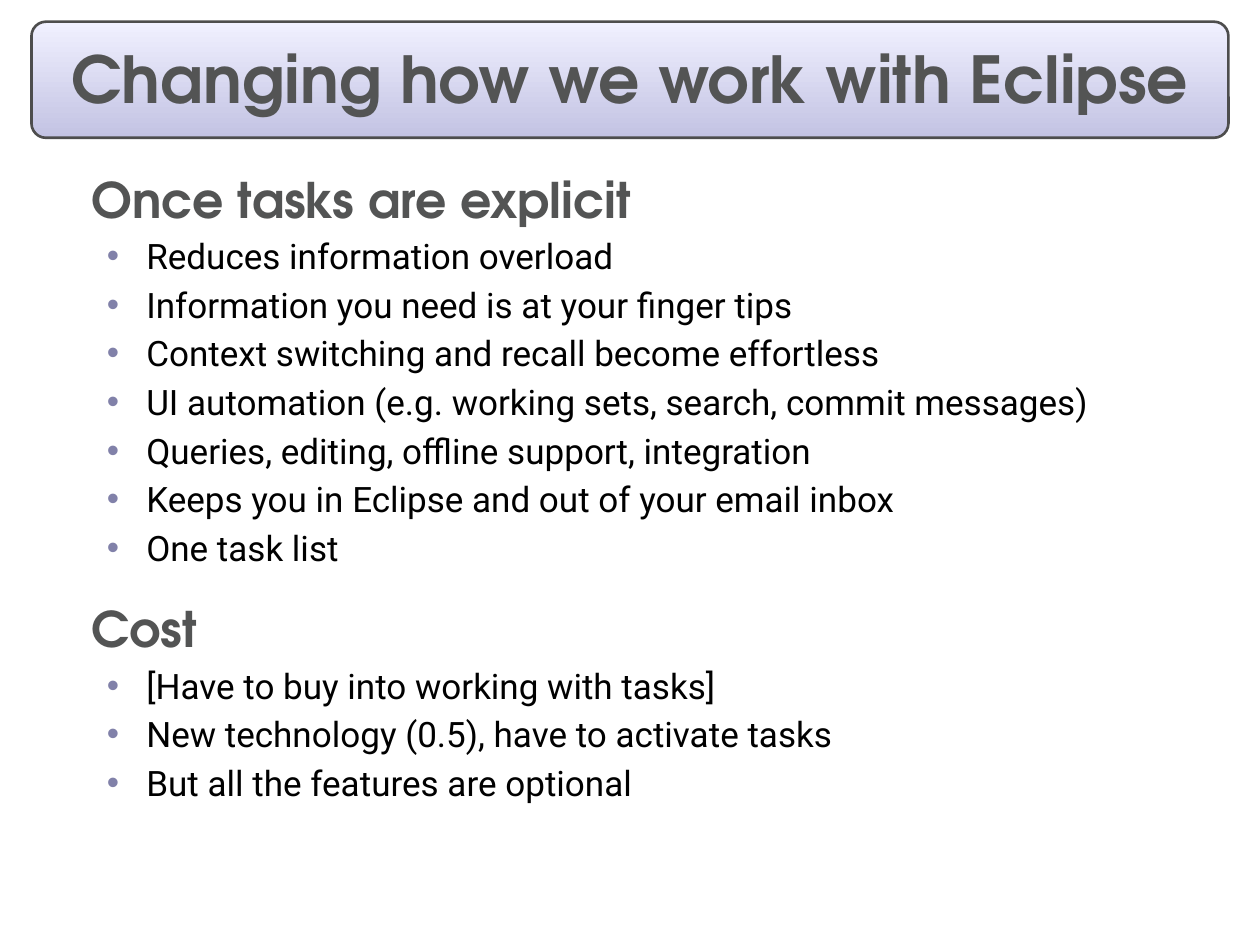
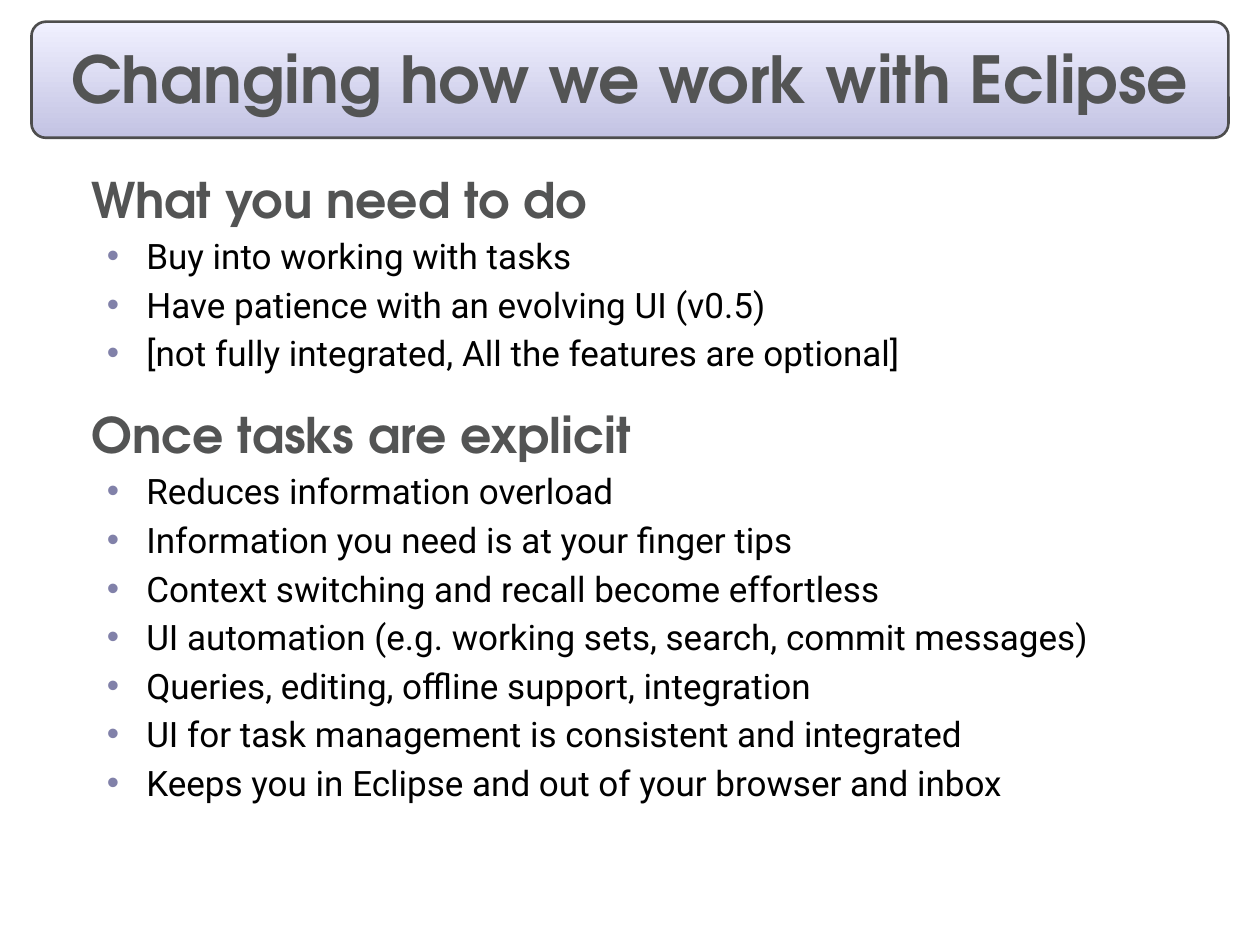
Before and after one commit to eclipse-mylyn/mylyn-website, a slide deck: slide 12 of publications/2006-03-mylar-eclipsecon.ppt. Drawn at 1260x945 pixels with LibreOffice and Linux fonts; fonts in the diff are those of the drawing. Boxes give left, top, right and bottom in pixels: in the first picture for what was removed or moved away, otherwise in the second. Text is boxed around its words. In the diff, an @@ line names an element or a change of style, - is before the commit and + after.

Commit message:
Progress on: prepare eclipsecon talk and slides

```diff
--- a/publications/2006-03-mylar-eclipsecon.ppt
+++ b/publications/2006-03-mylar-eclipsecon.ppt
@@ text at bbox=[91, 182, 899, 374]: paragraphs added @@
+  What you need to do
+  • Buy into working with tasks
+  • Have patience with an evolving UI (v0.5)
+  • [not fully integrated, All the features are optional]
@@ text at bbox=[146, 720, 1002, 804]: text changed @@
-  • Keeps you in Eclipse and out of your email inbox
-  • One task list
-  Cost
-  • [Have to buy into working with tasks]
-  • New technology (0.5), have to activate tasks
-  • But all the features are optional
+  • UI for task management is consistent and integrated
+  • Keeps you in Eclipse and out of your browser and inbox
```
Also in this commit, not shown: 8 other slides changed, 9 slides added, 8 slides removed, 1 other file.
